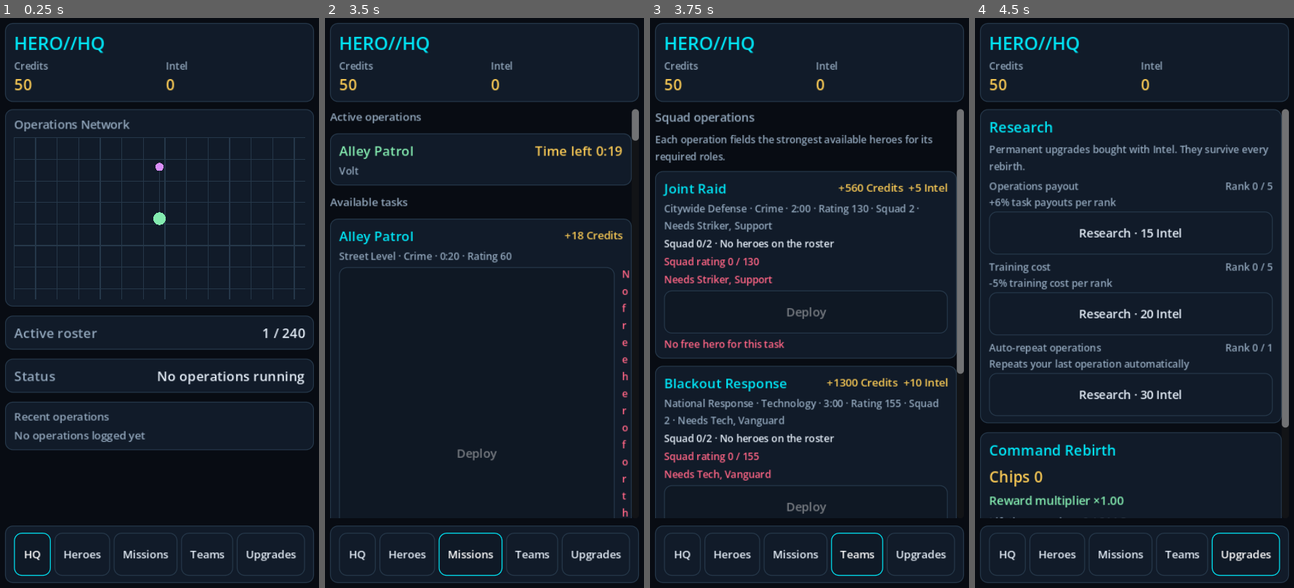
Above: before the commit, frames 1-4 (left to right).
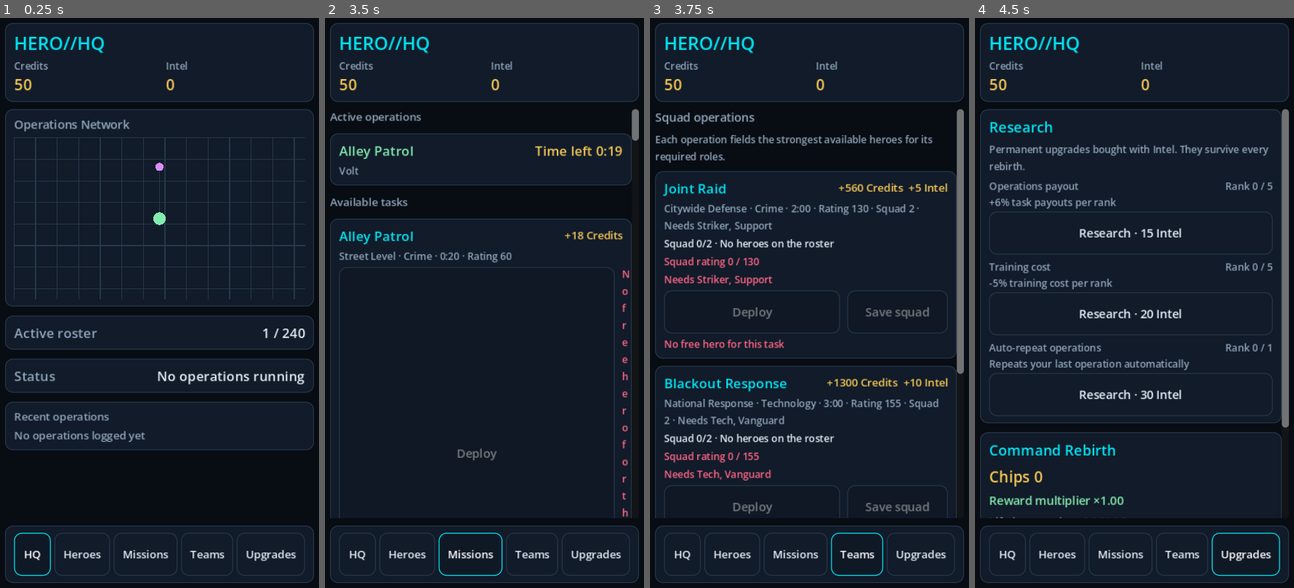
Above: after the commit, the same moments.

Repository: JetRobertsBCCA/HeroHQInc
Game: Godot game, scene res://games/hero_hq/scenes/app.tscn
Two runs of this game, one before a commit and one after it. Both use one fixed random seed, a clock stepped at 60 frames per second and the inputs below.
Inputs:
- Up to frame 1 (0.25 s): no input
- Up to frame 2 (3.5 s): click "HQ" at 0.5 s; click "Heroes" at 1.25 s; click "Missions" at 2 s; click "Deploy" at 2.75 s
- Up to frame 3 (3.75 s): click "Teams" at 3.5 s
- Up to frame 4 (4.5 s): click "Upgrades" at 4.25 s

Frames 1-2 are identical in both runs. In frame 3, 0.8% of the frame differs, in the area x 25-88%, y 47-88%; in frame 4, nothing differs.

Commit message:
Add saved squad lineups to Teams
Presets live on the existing GameState.squads map, one per operation, and are
validated for empty, duplicate and unknown members. The Teams screen prefers a
saved lineup, marks it Saved, and offers save, update and clear; deployment
carries the chosen ids into Simulation.assign_task, so a lineup that has since
become busy or under-rated is refused with the usual reason.

🤖 Generated with Codebuff
Co-Authored-By: Codebuff <noreply@codebuff.com>

Diff:
--- /dev/null
+++ b/framework/core/squads.gd
@@ -0,0 +1,72 @@
+class_name Squads
+extends RefCounted
+## Saved squad presets, one per operation.
+##
+## A preset is a named list of agent ids kept on `GameState.squads`, which is
+## already part of the save schema. It is a preference, not a promise: agents
+## can be trained, assigned or removed afterwards, so deployment still runs the
+## full `Simulation.evaluate_assignment` check and can refuse for any of the
+## usual reasons.
+
+const ERROR_EMPTY := "squad_empty"
+const ERROR_UNKNOWN_AGENT := "unknown_agent"
+const ERROR_DUPLICATE := "duplicate_agent"
+
+
+static func preset_id(task_id: String) -> String:
+	return "squad_%s" % task_id
+
+
+static func for_task(state: GameState, task_id: String) -> Dictionary:
+	var record: Variant = state.squads.get(preset_id(task_id), null)
+	if record is Dictionary:
+		return record
+	return {}
+
+
+static func member_ids(state: GameState, task_id: String) -> Array[String]:
+	var ids: Array[String] = []
+	var record := for_task(state, task_id)
+	var stored: Variant = record.get("agent_ids", [])
+	if stored is Array:
+		for raw_id in stored:
+			var agent_id := str(raw_id)
+			if state.agents.has(agent_id):
+				ids.append(agent_id)
+	return ids
+
+
+## Stores `agent_ids` as the preset for `task_id`. Returns
+## {ok, code, details, squad_id, agent_ids}.
+static func save(state: GameState, task_id: String, agent_ids: Array) -> Dictionary:
+	var unique: Array[String] = []
+	for raw_id in agent_ids:
+		var agent_id := str(raw_id)
+		if agent_id.is_empty():
+			return _problem(ERROR_UNKNOWN_AGENT, "An empty agent id cannot be saved.")
+		if unique.has(agent_id):
+			return _problem(ERROR_DUPLICATE, "Agent '%s' is listed twice." % agent_id)
+		if not state.agents.has(agent_id):
+			return _problem(ERROR_UNKNOWN_AGENT, "Agent '%s' is not on the roster." % agent_id)
+		unique.append(agent_id)
+	if unique.is_empty():
+		return _problem(ERROR_EMPTY, "A squad needs at least one agent.")
+	var id := preset_id(task_id)
+	state.squads[id] = {
+		"id": id,
+		"task_id": task_id,
+		"agent_ids": unique,
+	}
+	return {"ok": true, "code": "", "details": "", "squad_id": id, "agent_ids": unique}
+
+
+static func clear(state: GameState, task_id: String) -> bool:
+	var id := preset_id(task_id)
+	if not state.squads.has(id):
+		return false
+	state.squads.erase(id)
+	return true
+
+
+static func _problem(code: String, details: String) -> Dictionary:
+	return {"ok": false, "code": code, "details": details, "squad_id": "", "agent_ids": []}
--- a/framework/ui/screens/team_screen.gd
+++ b/framework/ui/screens/team_screen.gd
@@ -3,19 +3,27 @@
 ## Squad operations: every multi-agent task, its required roles, and the
 ## strongest squad the roster can currently field.
 ##
+## A saved lineup for an operation takes precedence over auto-selection. Saving
+## is a preference, not a promise: deployment still runs the full assignment
+## check, so a busy or under-rated squad is refused with the usual reason.
+##
 ## The preview uses `Simulation.auto_select_agents` and
 ## `Simulation.evaluate_assignment`, the same helpers the deploy path uses, so
 ## what is shown here cannot disagree with what deployment would actually do.
 
-signal deploy_requested(task_id: String)
+signal deploy_requested(task_id: String, agent_ids: Array)
+signal squads_changed()
 
 const MIN_TAP_HEIGHT := 48
+const SAVE_BUTTON_WIDTH := 112
 
 var _pack: GamePack
 var _state: GameState
 var _root: VBoxContainer
 var _list: VBoxContainer
-var _buttons: Dictionary = {}
+var _deploy_buttons: Dictionary = {}
+var _save_buttons: Dictionary = {}
+var _clear_buttons: Dictionary = {}
 
 
 func squad_row_count() -> int:
@@ -23,10 +31,15 @@
 
 
 func deploy_button(task_id: String) -> Button:
-	var button: Variant = _buttons.get(task_id, null)
-	if button is Button:
-		return button
-	return null
+	return _button(_deploy_buttons, task_id)
+
+
+func save_button(task_id: String) -> Button:
+	return _button(_save_buttons, task_id)
+
+
+func clear_button(task_id: String) -> Button:
+	return _button(_clear_buttons, task_id)
 
 
 func refresh(pack: GamePack, state: GameState) -> void:
@@ -34,7 +47,9 @@
 	_state = state
 	_ensure_built()
 	_clear(_list)
-	_buttons.clear()
+	_deploy_buttons.clear()
+	_save_buttons.clear()
+	_clear_buttons.clear()
 
 	var task_ids: Array = []
 	for task_id in pack.task_ids():
@@ -94,7 +109,11 @@
 func _squad_row(task_id: String) -> Control:
 	var task := _pack.task(task_id)
 	var required_count := maxi(int(task.get("required_agent_count", 1)), 1)
-	var selected := Simulation.auto_select_agents(_state, _pack, task_id, true)
+	var saved := not Squads.for_task(_state, task_id).is_empty()
+	var selected: Array = Squads.member_ids(_state, task_id)
+	if selected.is_empty():
+		saved = false
+		selected = Simulation.auto_select_agents(_state, _pack, task_id, true)
 	var evaluation := Simulation.evaluate_assignment(_state, _pack, task_id, selected)
 
 	var panel := PanelContainer.new()
@@ -139,7 +158,9 @@
 		rating_total += AgentRules.rating_value(agent)
 
 	var members := Label.new()
-	members.text = "%s %d/%d · %s" % [
+	var prefix := "%s · " % _pack.label("ui.saved_squad", "Saved") if saved else ""
+	members.text = "%s%s %d/%d · %s" % [
+		prefix,
 		_pack.label("ui.squad", "Squad"),
 		selected.size(),
 		required_count,
@@ -177,15 +198,36 @@
 	row.add_theme_constant_override("separation", 8)
 	column.add_child(row)
 
-	var button := Button.new()
-	button.name = "Deploy_%s" % task_id
-	button.text = _pack.label("ui.deploy", "Deploy")
-	button.custom_minimum_size = Vector2(0, MIN_TAP_HEIGHT)
-	button.size_flags_horizontal = Control.SIZE_EXPAND_FILL
-	button.disabled = not evaluation.get("ok", false)
-	button.pressed.connect(func() -> void: deploy_requested.emit(task_id))
-	row.add_child(button)
-	_buttons[task_id] = button
+	var deploy := Button.new()
+	deploy.name = "Deploy_%s" % task_id
+	deploy.text = _pack.label("ui.deploy", "Deploy")
+	deploy.custom_minimum_size = Vector2(0, MIN_TAP_HEIGHT)
+	deploy.size_flags_horizontal = Control.SIZE_EXPAND_FILL
+	deploy.disabled = selected.is_empty() or not evaluation.get("ok", false)
+	deploy.pressed.connect(func() -> void: deploy_requested.emit(task_id, selected))
+	row.add_child(deploy)
+	_deploy_buttons[task_id] = deploy
+
+	var save := Button.new()
+	save.name = "Save_%s" % task_id
+	var save_text := _pack.label("ui.save_squad", "Save squad")
+	if saved:
+		save_text = _pack.label("ui.update_squad", "Update squad")
+	save.text = save_text
+	save.custom_minimum_size = Vector2(SAVE_BUTTON_WIDTH, MIN_TAP_HEIGHT)
+	save.disabled = selected.is_empty()
+	save.pressed.connect(func() -> void: _on_save(task_id, selected))
+	row.add_child(save)
+	_save_buttons[task_id] = save
+
+	if saved:
+		var clear := Button.new()
+		clear.name = "Clear_%s" % task_id
+		clear.text = _pack.label("ui.clear_squad", "Clear")
+		clear.custom_minimum_size = Vector2(0, MIN_TAP_HEIGHT)
+		clear.pressed.connect(func() -> void: _on_clear(task_id))
+		row.add_child(clear)
+		_clear_buttons[task_id] = clear
 
 	# The reason gets its own full-width line: a wrapping label inside the button
 	# row has zero minimum width and collapses into a one-character column.
@@ -200,7 +242,24 @@
 	return panel
 
 
-## Required roles the auto-selected squad does not cover, as display names.
+func _on_save(task_id: String, agent_ids: Array) -> void:
+	if Squads.save(_state, task_id, agent_ids).get("ok", false):
+		squads_changed.emit()
+
+
+func _on_clear(task_id: String) -> void:
+	if Squads.clear(_state, task_id):
+		squads_changed.emit()
+
+
+func _button(source: Dictionary, task_id: String) -> Button:
+	var button: Variant = source.get(task_id, null)
+	if button is Button:
+		return button
+	return null
+
+
+## Required roles the chosen squad does not cover, as display names.
 func _missing_roles(task: Dictionary, selected: Array) -> Array[String]:
 	var missing: Array[String] = []
 	var required: Variant = task.get("required_role_ids", [])
--- a/games/hero_hq/locale/en.json
+++ b/games/hero_hq/locale/en.json
@@ -70,6 +70,12 @@
 	"ui.squad_rating": "Squad rating",
 	"ui.squad_hint": "Each operation fields the strongest available heroes for its required roles.",
 	"ui.no_squads": "No squad operations in this pack",
+	"ui.save_squad": "Save squad",
+	"ui.update_squad": "Update squad",
+	"ui.clear_squad": "Clear",
+	"ui.saved_squad": "Saved",
+	"ui.blocked_squad_empty": "Pick at least one hero",
+	"ui.blocked_duplicate_agent": "A hero is listed twice",
 	"ui.level": "Lv",
 	"ui.deploy": "Deploy",
 	"ui.train": "Train",
--- a/games/hero_hq/scenes/app.gd
+++ b/games/hero_hq/scenes/app.gd
@@ -138,7 +138,8 @@
 	if tab_id == TEAMS_TAB:
 		_teams = TeamScreen.new()
 		_teams.name = "TeamScreen"
-		_teams.deploy_requested.connect(_on_deploy_requested)
+		_teams.deploy_requested.connect(_on_squad_deploy_requested)
+		_teams.squads_changed.connect(_on_squads_changed)
 		_teams.refresh(_pack, _state)
 		_shell.set_content(_teams)
 		return
@@ -217,6 +218,30 @@
 		_pack.label("ui.recruited", "Recruited"),
 		str(result["name"]),
 	])
+	SaveService.save_state(_state)
+	_refresh_content()
+
+
+func _on_squad_deploy_requested(task_id: String, agent_ids: Array) -> void:
+	var result := Simulation.assign_task(_state, _pack, task_id, agent_ids, _clock.now_utc())
+	if not result.get("ok", false):
+		_log("%s: %s" % [
+			_pack.label("ui.deploy_failed", "Cannot deploy"),
+			_pack.label(
+				"ui.blocked_%s" % str(result.get("code", "")),
+				str(result.get("code", "")),
+			),
+		])
+		_refresh_content()
+		return
+	if Research.unlocked(_state, _pack, Research.EFFECT_AUTO_REPEAT):
+		_auto_task_id = task_id
+	SaveService.save_state(_state)
+	_refresh_content()
+
+
+## A saved lineup changed: persist it and rebuild the tab so the buttons match.
+func _on_squads_changed() -> void:
 	SaveService.save_state(_state)
 	_refresh_content()
 
--- a/tests/framework/test_screens.gd
+++ b/tests/framework/test_screens.gd
@@ -123,6 +123,40 @@
 	assert_true(screen.deploy_button("s_raid").disabled, "a lone starter cannot field a squad")
 
 	# Two strong specialists satisfy Joint Raid's striker + support requirement.
+	_add_squad_agents(pack, state)
+	screen.refresh(pack, state)
+	assert_false(screen.deploy_button("s_raid").disabled, "a valid squad enables the deploy button")
+	var received: Array = []
+	screen.deploy_requested.connect(func(task_id: String, agent_ids: Array) -> void:
+		received.append({"task_id": task_id, "agent_ids": agent_ids})
+	)
+	screen.deploy_button("s_raid").emit_signal("pressed")
+	assert_eq(received.size(), 1, "pressing deploy emits one request")
+	var request: Dictionary = received[0]
+	assert_eq(str(request.get("task_id", "")), "s_raid", "the request names the squad operation")
+	assert_eq((request.get("agent_ids", []) as Array).size(), 2, "the request carries the chosen squad")
+	screen.free()
+
+
+func test_team_screen_saves_and_clears_a_lineup() -> void:
+	var pack := _pack()
+	var state := Simulation.new_state(pack, 1, 1000)
+	_add_squad_agents(pack, state)
+	var screen := TeamScreen.new()
+	screen.refresh(pack, state)
+	var save := screen.save_button("s_raid")
+	assert_true(save != null, "a squad lineup can be saved")
+	save.emit_signal("pressed")
+	assert_eq(Squads.member_ids(state, "s_raid").size(), 2, "the saved lineup keeps both members")
+	screen.refresh(pack, state)
+	var clear := screen.clear_button("s_raid")
+	assert_true(clear != null, "a saved lineup can be cleared")
+	clear.emit_signal("pressed")
+	assert_true(Squads.for_task(state, "s_raid").is_empty(), "clearing removes the preset")
+	screen.free()
+
+
+func _add_squad_agents(pack: GamePack, state: GameState) -> void:
 	var attributes: Dictionary = {}
 	for attribute in Recruitment.attribute_names(pack):
 		attributes[str(attribute)] = 40
@@ -136,11 +170,3 @@
 			"activity": "available",
 			"attributes": attributes.duplicate(true),
 		}
-	screen.refresh(pack, state)
-	assert_false(screen.deploy_button("s_raid").disabled, "a valid squad enables the deploy button")
-	var received: Array = []
-	screen.deploy_requested.connect(func(task_id: String) -> void: received.append(task_id))
-	screen.deploy_button("s_raid").emit_signal("pressed")
-	assert_eq(received.size(), 1, "pressing deploy emits one request")
-	assert_eq(str(received[0]), "s_raid", "the request names the squad operation")
-	screen.free()
--- /dev/null
+++ b/tests/framework/test_squads.gd
@@ -0,0 +1,75 @@
+extends TestCase
+## Saved squad presets: validation, per-task lookup, removal and save round-trip.
+
+const PACK_ID := "hero_hq"
+
+
+func _pack() -> GamePack:
+	return GamePackLoader.load_pack(PACK_ID)["pack"]
+
+
+func _state(pack: GamePack) -> GameState:
+	var state := Simulation.new_state(pack, 1, 1000)
+	state.agents["test_striker"] = {"id": "test_striker", "role_id": "striker", "level": 1}
+	state.agents["test_support"] = {"id": "test_support", "role_id": "support", "level": 1}
+	return state
+
+
+func test_saving_a_squad_keeps_it_per_task() -> void:
+	var pack := _pack()
+	var state := _state(pack)
+	var result := Squads.save(state, "s_raid", ["test_striker", "test_support"])
+	assert_true(result.get("ok", false), "a valid squad saves")
+	assert_eq(Squads.member_ids(state, "s_raid").size(), 2, "both members are kept")
+	assert_eq(Squads.member_ids(state, "s_blackout").size(), 0, "presets are scoped to their task")
+
+
+func test_a_squad_rejects_bad_members() -> void:
+	var pack := _pack()
+	var state := _state(pack)
+	assert_eq(
+		str(Squads.save(state, "s_raid", []).get("code", "")),
+		Squads.ERROR_EMPTY,
+		"an empty squad is refused",
+	)
+	assert_eq(
+		str(Squads.save(state, "s_raid", ["nobody"]).get("code", "")),
+		Squads.ERROR_UNKNOWN_AGENT,
+		"an unknown agent is refused",
+	)
+	assert_eq(
+		str(Squads.save(state, "s_raid", ["test_striker", "test_striker"]).get("code", "")),
+		Squads.ERROR_DUPLICATE,
+		"a duplicate agent is refused",
+	)
+	assert_true(Squads.for_task(state, "s_raid").is_empty(), "a refused squad writes nothing")
+
+
+func test_clearing_removes_the_preset() -> void:
+	var pack := _pack()
+	var state := _state(pack)
+	Squads.save(state, "s_raid", ["test_striker", "test_support"])
+	assert_true(Squads.clear(state, "s_raid"), "a saved preset can be cleared")
+	assert_true(Squads.for_task(state, "s_raid").is_empty(), "the preset is gone")
+	assert_false(Squads.clear(state, "s_raid"), "clearing twice is a no-op")
+
+
+func test_a_saved_squad_survives_a_reload() -> void:
+	var pack := _pack()
+	var state := _state(pack)
+	state.game_id = "test_squads"
+	Squads.save(state, "s_raid", ["test_striker", "test_support"])
+	SaveService.save_state(state)
+	var restored: GameState = SaveService.load_state("test_squads").get("state", null)
+	assert_true(restored != null, "a state with a preset loads back")
+	if restored != null:
+		assert_eq(Squads.member_ids(restored, "s_raid").size(), 2, "the preset survives JSON")
+	SaveService.delete_profile("test_squads")
+
+
+func test_members_removed_from_the_roster_drop_out() -> void:
+	var pack := _pack()
+	var state := _state(pack)
+	Squads.save(state, "s_raid", ["test_striker", "test_support"])
+	state.agents.erase("test_support")
+	assert_eq(Squads.member_ids(state, "s_raid").size(), 1, "a departed agent is skipped")
--- a/tests/run_tests.gd
+++ b/tests/run_tests.gd
@@ -14,6 +14,7 @@
 	"res://tests/framework/test_prestige.gd",
 	"res://tests/framework/test_research.gd",
 	"res://tests/framework/test_recruitment.gd",
+	"res://tests/framework/test_squads.gd",
 	"res://tests/game_packs/test_hero_hq.gd",
 ]
 
Not shown, added: framework/core/squads.gd.uid
Not shown, added: tests/framework/test_squads.gd.uid
Not shown, changed: docs/CHANGELOG.md
